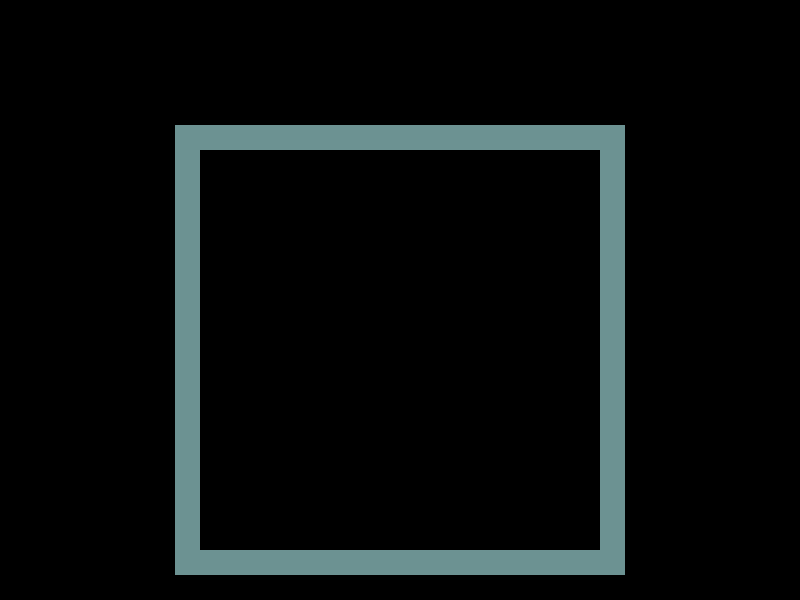
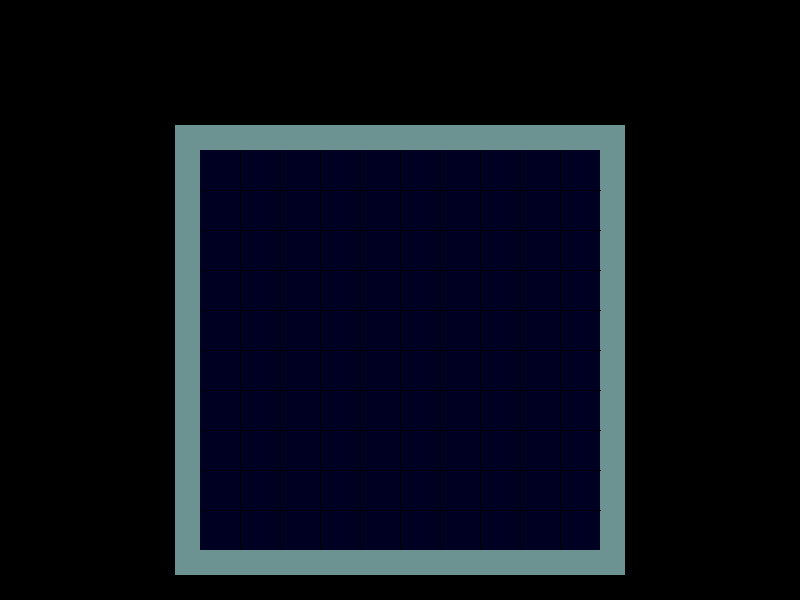
Layer changes from the first 800px x 600px image to the second:
added layer "Lines" above "walls" over (x1=201, y1=150, x2=601, y2=550)
painted on "walls" over (x1=200, y1=150, x2=600, y2=550)
